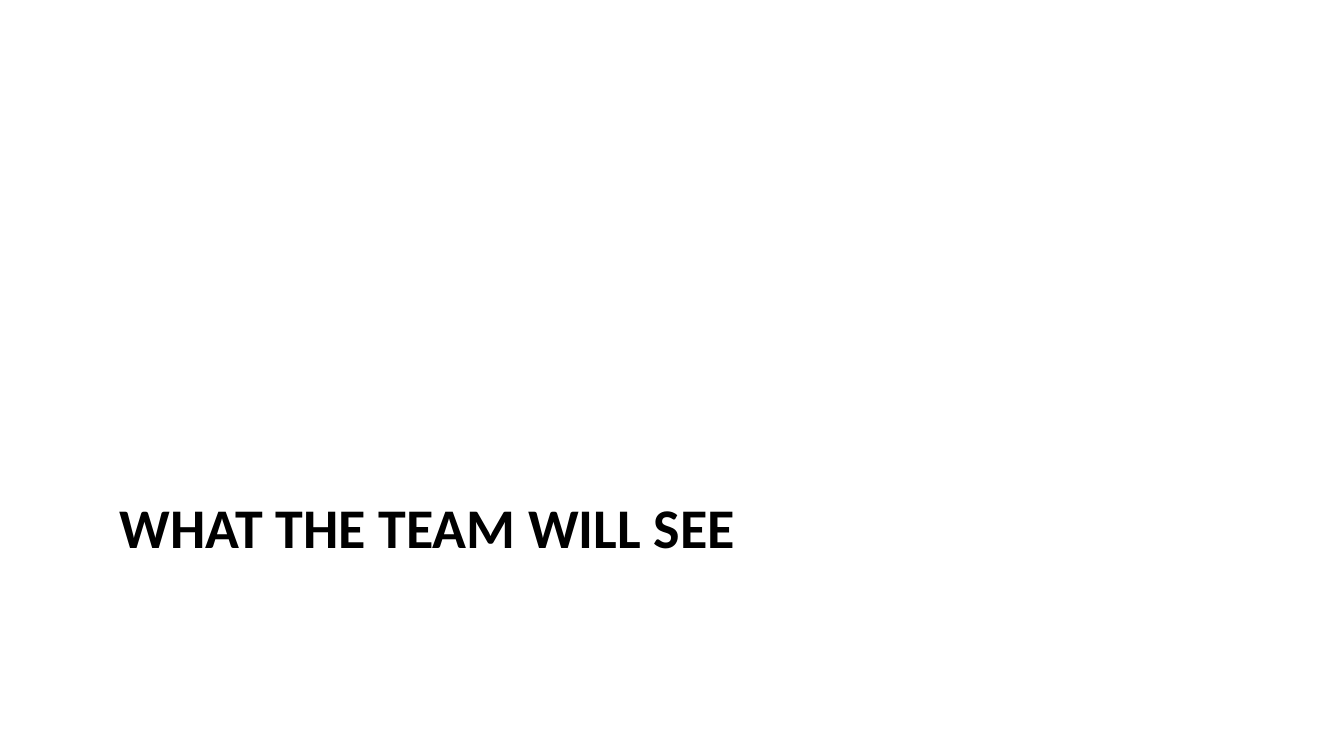
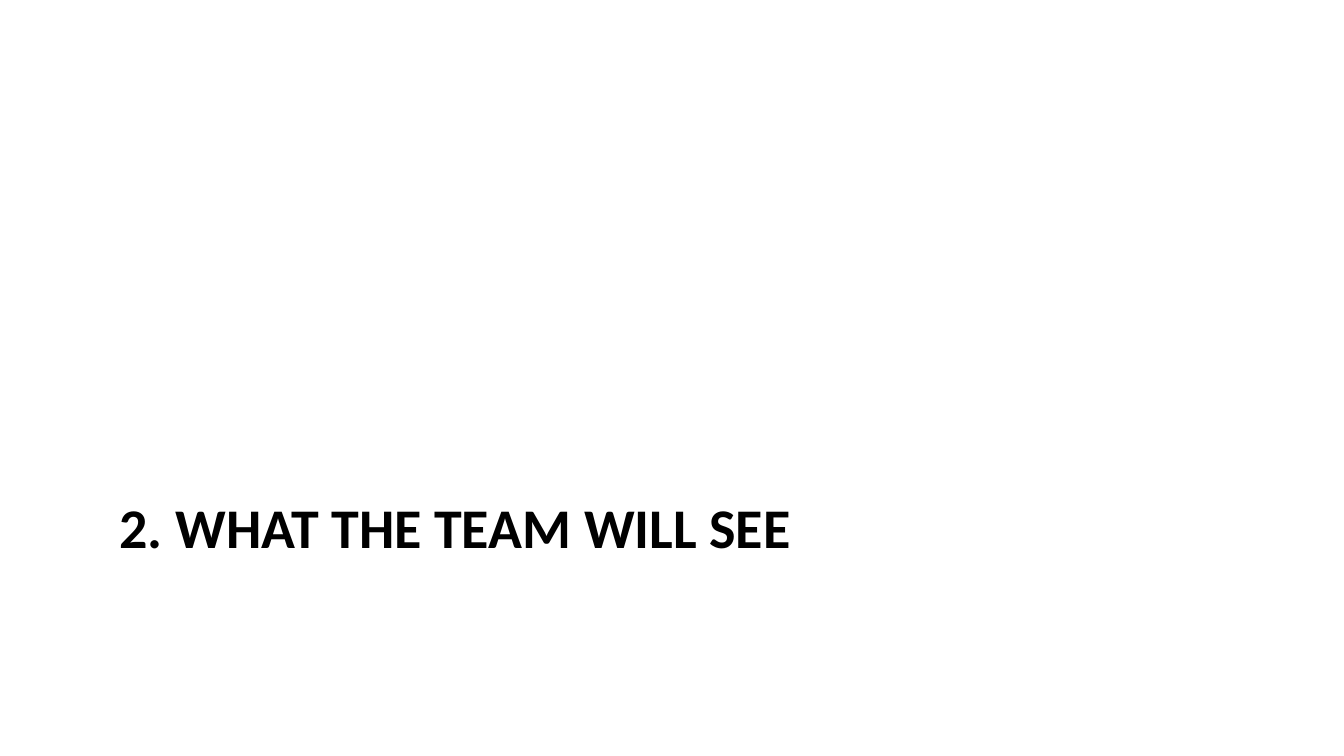
Before and after one commit to igor-kan/quarto-writing, a slide deck: slide 5 of posts/aurora_internal_ai_assistant_proposal_slides.pptx. Drawn at 1344x756 pixels with LibreOffice and Linux fonts; fonts in the diff are those of the drawing. Boxes give left, top, right and bottom in pixels: in the first picture for what was removed or moved away, otherwise in the second. Text is boxed around its words. In the diff, an @@ line names an element or a change of style, - is before the commit and + after.

```diff
--- a/posts/aurora_internal_ai_assistant_proposal_slides.pptx
+++ b/posts/aurora_internal_ai_assistant_proposal_slides.pptx
@@ title at [120,511,791,549]: text changed @@
-WHAT THE TEAM WILL SEE
+2. WHAT THE TEAM WILL SEE
```
Also in this commit, not shown: 20 other slides changed.
